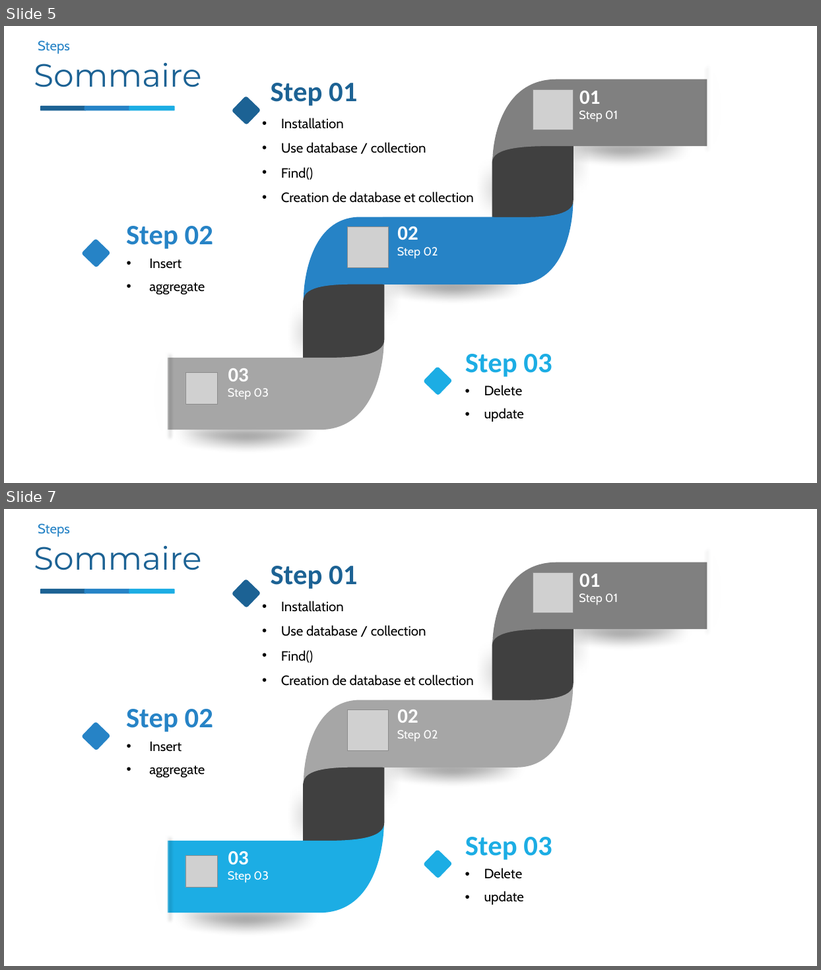
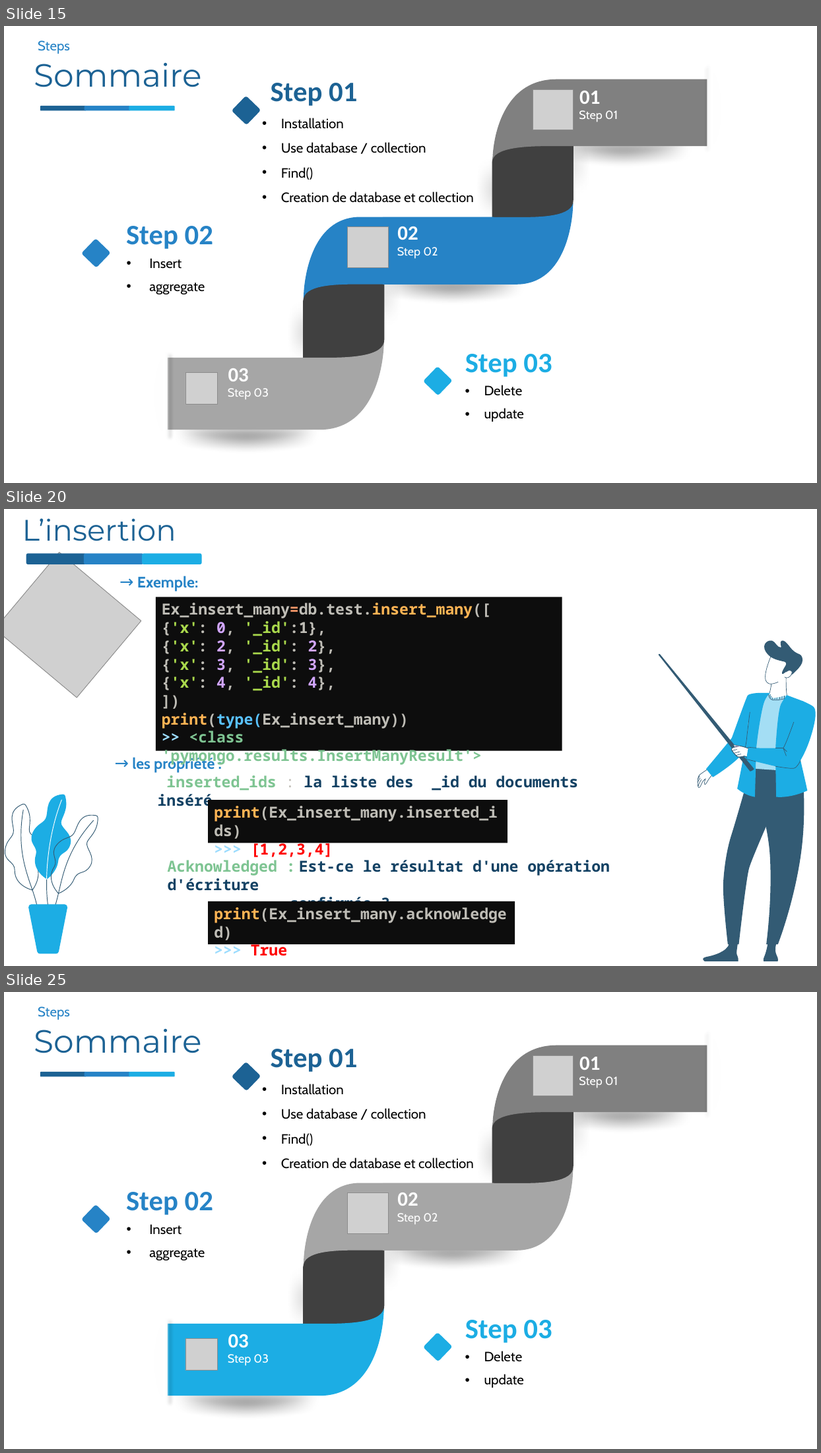
Before and after one commit to nourddine-benyahya/presentation-mongodb-python-todoapp-application, a slide deck: presontation mongodb&python/python&mongodb.pptx. Shown one above the other, each under a label of ours: slides 5 and 7 before the commit, slides 15, 20 and 25 after it; the slides between them are not shown. The pictures are 821x970 and 821x1453 pixels, drawn with LibreOffice and Linux fonts; fonts in the diff are those of the drawing; grey boxes stand for pictures; background and template pictures are left out. Boxes give left, top, right and bottom in pixels: in the first picture for what was removed or moved away, otherwise in the second. Text is boxed around its words. In the diff, an @@ line names an element or a change of style, - is before the commit and + after.

```diff
--- a/presontation mongodb&python/python&mongodb.pptx
+++ b/presontation mongodb&python/python&mongodb.pptx
@@ slide 20 added at (4,509,817,966), background picture (left out) @@
@@ text added at (22,518,176,541), 35 pt, text #1C6294 @@
+L’insertion
@@ picture added at (4,553,141,698) @@
@@ rounded rectangle added at (26,553,86,564), fill #1C6294 @@
@@ rounded rectangle added at (84,553,144,564), fill #2683C6 @@
@@ rounded rectangle added at (142,553,201,564), fill #1CADE4 @@
@@ text added at (137,576,198,591), 18 pt, text #2683C6, bold @@
+→ Exemple:
@@ rectangle added at (156,597,563,751), fill #0D0D0D, 18 pt, text #BFBDB6, bold @@
+Ex_insert_many=db.test.insert_many([
+{'x': 0, '_id':1},
+{'x': 2, '_id': 2},
+{'x': 3, '_id': 3},
+{'x': 4, '_id': 4},
+])
+print(type(Ex_insert_many))
+>> <class 'pymongo.results.InsertManyResult'>
@@ group added at (659,641,816,962): 44 freeform shapes @@
@@ text added at (132,756,215,773), 18 pt, text #2683C6, bold @@
+→ les propriété :
@@ text added at (158,776,578,810), 18 pt, text #134163, bold @@
+inserted_ids : la liste des _id du documents inséré.
@@ rectangle added at (209,800,508,843), fill #0D0D0D, 18 pt, text #BFBDB6, bold @@
+print(Ex_insert_many.inserted_ids)
+>>> [1,2,3,4]
@@ text added at (168,860,610,891), 18 pt, text #134163, bold @@
+Acknowledged : Est-ce le résultat d'une opération d'écriture
+confirmée ?
@@ rectangle added at (209,902,516,945), fill #0D0D0D, 18 pt, text #BFBDB6, bold @@
+print(Ex_insert_many.acknowledged)
+>>> True
@@ group added at (5,795,98,955): 8 freeform shapes @@
@@ what was slide 5 is now slide 15 @@
@@ what was slide 7 is now slide 25 @@
```
Also in this commit, not shown: 19 other slides added, 2 slides removed.
